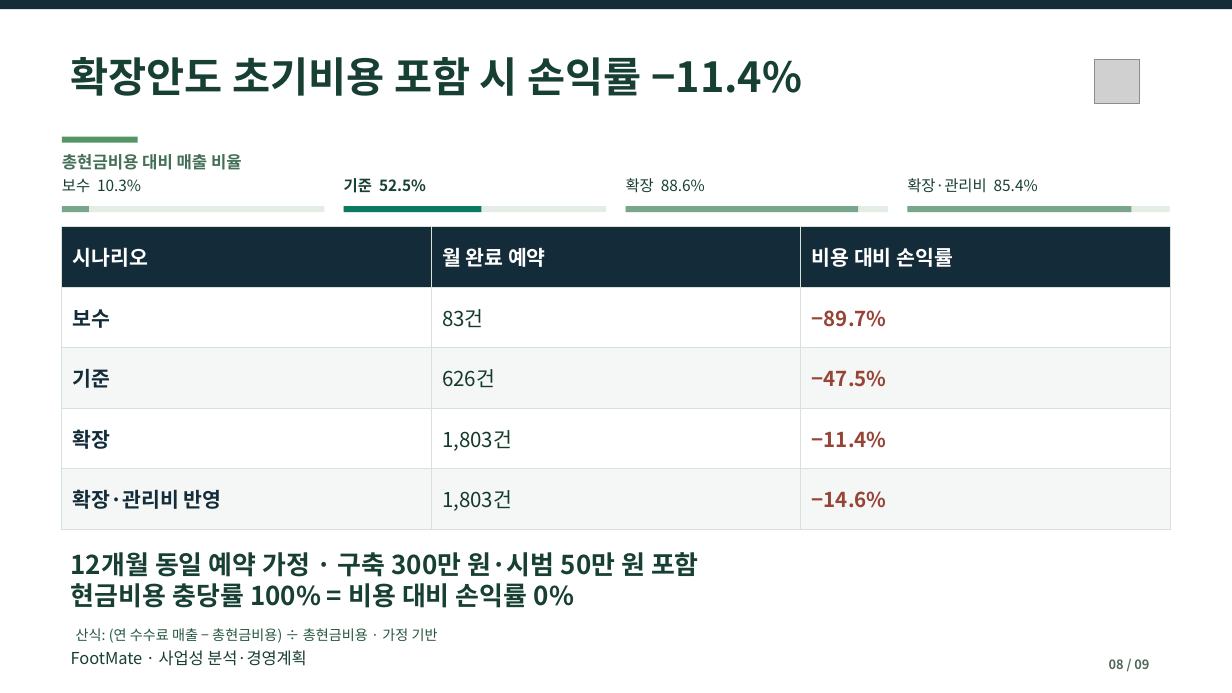
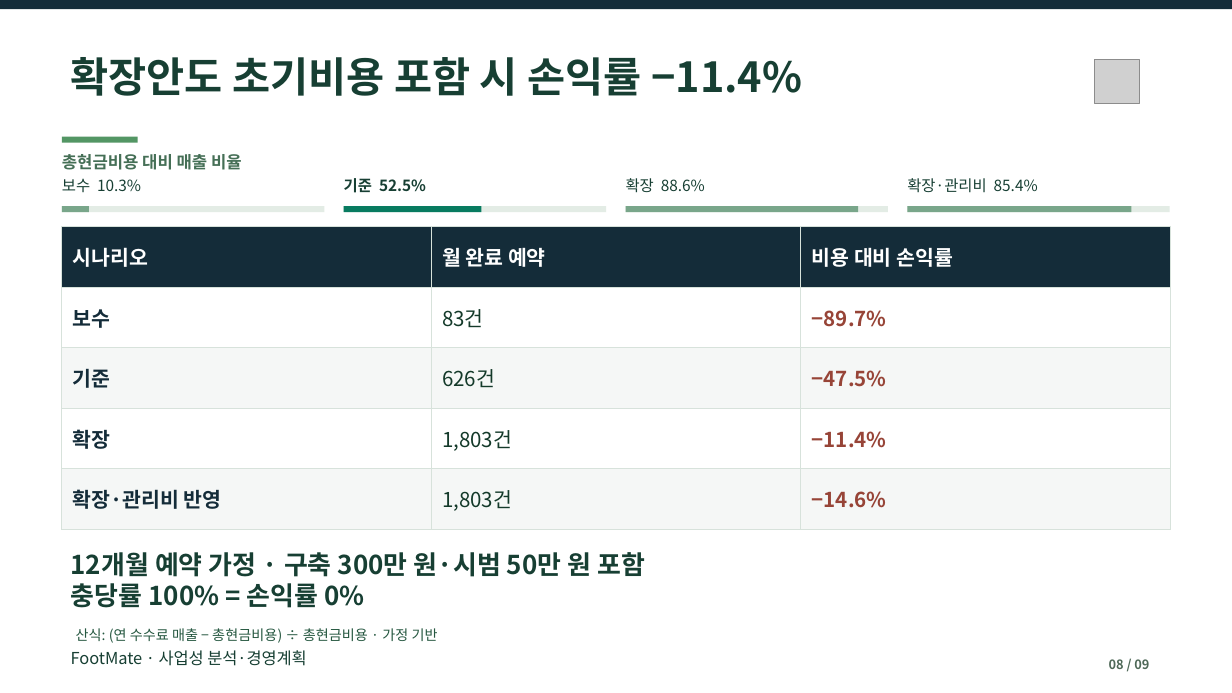
Before and after one commit to dohyunkimmm/footmate, a slide deck: slide 8 of src/case-study/downloads/footmate_report.pptx. Drawn at 1232x693 pixels with LibreOffice and Linux fonts; fonts in the diff are those of the drawing; grey boxes stand for pictures. Boxes give left, top, right and bottom in pixels: in the first picture for what was removed or moved away, otherwise in the second. Text is boxed around its words. In the diff, an @@ line names an element or a change of style, - is before the commit and + after.

```diff
--- a/src/case-study/downloads/footmate_report.pptx
+++ b/src/case-study/downloads/footmate_report.pptx
@@ text at (x1=71, y1=552, x2=645, y2=608): text changed @@
-12개월 동일 예약 가정 · 구축 300만 원·시범 50만 원 포함
-현금비용 충당률 100% = 비용 대비 손익률 0%
+12개월 예약 가정 · 구축 300만 원·시범 50만 원 포함
+충당률 100% = 손익률 0%
```
Also in this commit, not shown: 3 other slides changed, 8 other files.
